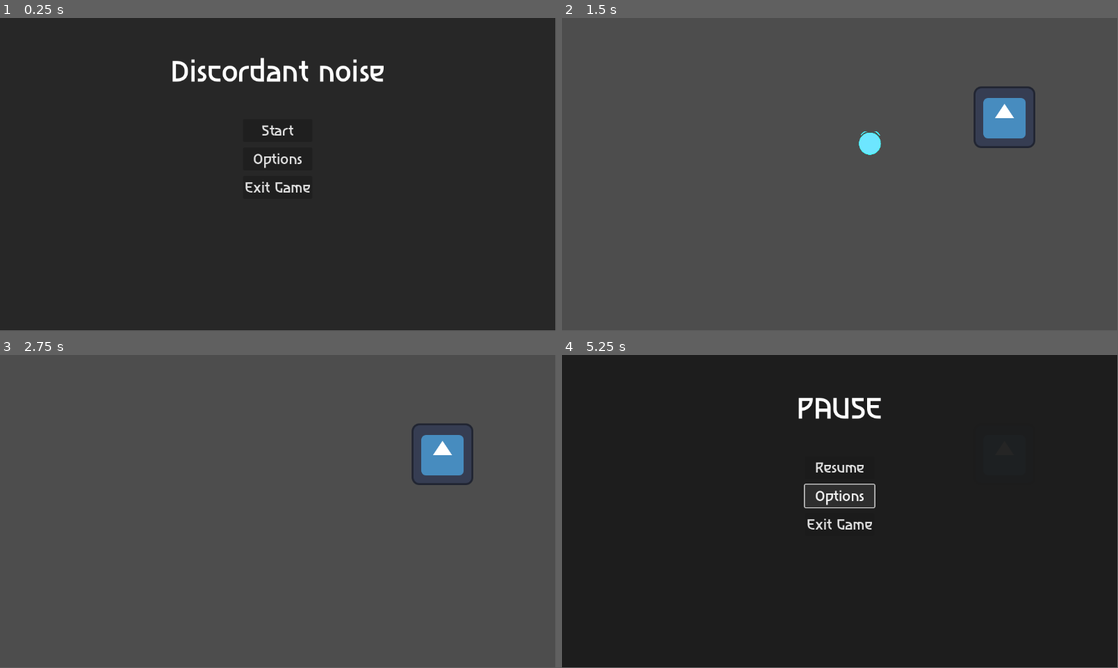
Above: before the commit, frames 1-4 (two rows, left to right).
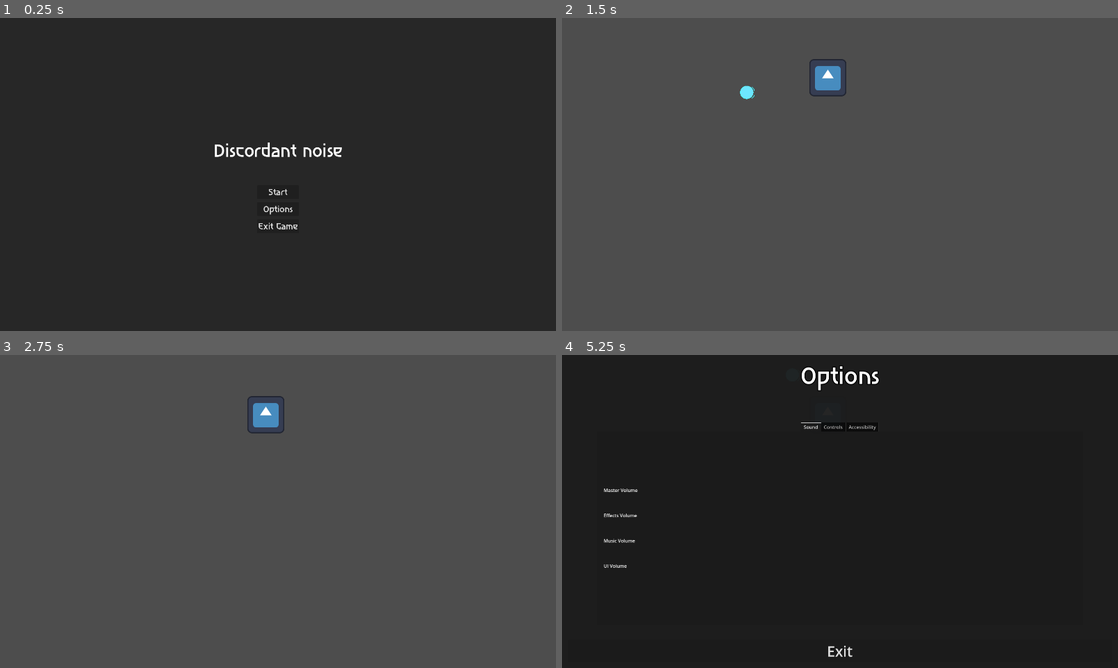
Above: after the commit, the same moments.

Repository: 100-Devs-1-Game/DiscordantNoise
Game: Godot game, scene res://scenes/ui/menu/main_menu.tscn
Two runs of this game, one before a commit and one after it. Both use one fixed random seed, a clock stepped at 60 frames per second and the inputs below. The engine's default icon, where the game draws it, is replaced by a stand-in: a white triangle on a blue panel in a dark square.
Inputs (mouse positions are in pixels of both pictures, inside the frame that each line leads up to):
- Up to frame 1 (0.25 s): no input
- Up to frame 2 (1.5 s): click "Start" at 0.5 s; tap Enter at 1.25 s; move the mouse to (812, 237) at 1.27 s; hold Up (move_up) from 1.28 s (still down); hold Right mouse button (dash) from 1.28 s (still down)
- Up to frame 3 (2.75 s): keep holding Up (move_up); move the mouse to (444, 558) at 2.02 s; release Right mouse button (dash) at 2.03 s; right-click (444, 558) at 2.1 s
- Up to frame 4 (5.25 s): tap Space at 2.75, 4.25 s; move the mouse to (673, 464) at 2.77 s; release Up (move_up) at 2.78 s; hold Right mouse button (dash) 2.78-3.53 s; hold A (move_left) 2.78-4.28 s; tap Enter at 3.5 s; move the mouse to (867, 511) at 3.52 s; right-click (867, 511) at 3.6 s; move the mouse to (756, 433) at 4.27 s; hold Down (move_down) 4.28-5 s; hold Right mouse button (dash) 4.28-5 s; tap Escape (pause) at 4.9 s; click "Options" at 5 s
In our replay, the window is 799x449 before the commit and 800x450 after it. These sizes can differ from the game's own. Grey fills any space a smaller window leaves; there, only what the larger window draws over its background counts as a difference.

The runs differ from the first frame. In frame 1, 2.0% of the frame differs, in the area x 31-69%, y 12-68%; in frame 2, 2.1%, in the area x 32-86%, y 13-44%; in frame 3, 1.7%; in frame 4, 1.9%.
Error in both runs: Invalid access to property or key '_internal_timer' on a base object of type 'Node (QuarterNote)'. (res://scripts/metronome/music_notation/notes/player_note.gd…

Commit message:
added basic options menu structure
added the basic options menu layout. (not functional yet)
also added functionality to exit options/pause menu by pressing "escape"

Diff:
--- a/src/project.godot
+++ b/src/project.godot
@@ -19,6 +19,14 @@
 
 GameEvents="*res://game_events.tscn"
 Conductor="*res://scenes/metronome/Metronome.tscn"
+
+[display]
+
+window/size/viewport_width=1920
+window/size/viewport_height=1080
+window/size/mode=3
+window/stretch/mode="viewport"
+window/stretch/scale_mode="integer"
 
 [input]
 
--- a/src/scenes/main.tscn
+++ b/src/scenes/main.tscn
@@ -15,8 +15,10 @@
 menu_ui = NodePath("MenuUI")
 
 [node name="Player" parent="." instance=ExtResource("1_o5qli")]
+process_mode = 1
 
 [node name="Sprite2D" type="Sprite2D" parent="."]
+process_mode = 1
 position = Vector2(918, 206)
 texture = ExtResource("2_0wfyh")
 
--- a/src/scenes/ui/menu/main_menu.tscn
+++ b/src/scenes/ui/menu/main_menu.tscn
@@ -1,7 +1,8 @@
-[gd_scene load_steps=3 format=3 uid="uid://db8xobfrb5b1y"]
+[gd_scene load_steps=4 format=3 uid="uid://db8xobfrb5b1y"]
 
 [ext_resource type="Script" uid="uid://bl7s0d1n31r64" path="res://scripts/ui/main_menu.gd" id="1_5ssjm"]
 [ext_resource type="FontFile" uid="uid://crd41l6rvnekw" path="res://assets/fonts/temp/Asimovian/Asimovian-Regular.ttf" id="1_t18ix"]
+[ext_resource type="PackedScene" uid="uid://8omltyga2x0n" path="res://scenes/ui/menu/options_menu.tscn" id="3_eip10"]
 
 [node name="MainMenu" type="Control"]
 layout_mode = 3
@@ -10,7 +11,22 @@
 anchor_bottom = 1.0
 grow_horizontal = 2
 grow_vertical = 2
+size_flags_horizontal = 6
+size_flags_vertical = 6
 script = ExtResource("1_5ssjm")
+
+[node name="Panel" type="Panel" parent="."]
+custom_minimum_size = Vector2(1920, 1080)
+layout_mode = 1
+anchors_preset = 15
+anchor_right = 1.0
+anchor_bottom = 1.0
+offset_left = -960.0
+offset_top = -540.0
+offset_right = 960.0
+offset_bottom = 540.0
+grow_horizontal = 2
+grow_vertical = 2
 
 [node name="ColorRect" type="ColorRect" parent="."]
 layout_mode = 1
@@ -32,9 +48,15 @@
 
 [node name="MarginContainer" type="MarginContainer" parent="."]
 layout_mode = 1
-anchors_preset = 15
-anchor_right = 1.0
-anchor_bottom = 1.0
+anchors_preset = 8
+anchor_left = 0.5
+anchor_top = 0.5
+anchor_right = 0.5
+anchor_bottom = 0.5
+offset_left = -234.0
+offset_top = -213.5
+offset_right = 234.0
+offset_bottom = 213.5
 grow_horizontal = 2
 grow_vertical = 2
 theme_override_constants/margin_left = 12
@@ -44,7 +66,7 @@
 
 [node name="VBoxContainer" type="VBoxContainer" parent="MarginContainer"]
 layout_mode = 2
-theme_override_constants/separation = 60
+theme_override_constants/separation = 80
 
 [node name="Seperator" type="Control" parent="MarginContainer/VBoxContainer"]
 layout_mode = 2
@@ -89,3 +111,7 @@
 theme_override_fonts/font = ExtResource("1_t18ix")
 theme_override_font_sizes/font_size = 30
 text = "Exit Game"
+
+[node name="OptionsMenu" parent="." instance=ExtResource("3_eip10")]
+visible = false
+layout_mode = 1
--- /dev/null
+++ b/src/scenes/ui/menu/options_menu.tscn
@@ -0,0 +1,51 @@
+[gd_scene load_steps=4 format=3 uid="uid://8omltyga2x0n"]
+
+[ext_resource type="Script" uid="uid://c8atcnf1bueti" path="res://scripts/ui/options_menu.gd" id="1_m7wsh"]
+[ext_resource type="FontFile" uid="uid://crd41l6rvnekw" path="res://assets/fonts/temp/Asimovian/Asimovian-Regular.ttf" id="1_tfrac"]
+[ext_resource type="PackedScene" uid="uid://bnfxc4blxjftx" path="res://scenes/ui/menu/settings_tab_container.tscn" id="3_o28os"]
+
+[node name="OptionsMenu" type="Control"]
+layout_mode = 3
+anchors_preset = 15
+anchor_right = 1.0
+anchor_bottom = 1.0
+grow_horizontal = 2
+grow_vertical = 2
+script = ExtResource("1_m7wsh")
+
+[node name="MarginContainer" type="MarginContainer" parent="."]
+layout_mode = 1
+anchors_preset = 15
+anchor_right = 1.0
+anchor_bottom = 1.0
+grow_horizontal = 2
+grow_vertical = 2
+theme_override_constants/margin_left = 20
+theme_override_constants/margin_top = 20
+theme_override_constants/margin_right = 20
+theme_override_constants/margin_bottom = 20
+
+[node name="VBoxContainer" type="VBoxContainer" parent="MarginContainer"]
+layout_mode = 2
+theme_override_constants/separation = -48
+
+[node name="Label" type="Label" parent="MarginContainer/VBoxContainer"]
+layout_mode = 2
+theme_override_colors/font_outline_color = Color(0, 0, 0, 1)
+theme_override_constants/outline_size = 12
+theme_override_fonts/font = ExtResource("1_tfrac")
+theme_override_font_sizes/font_size = 80
+text = "Options
+"
+horizontal_alignment = 1
+vertical_alignment = 1
+
+[node name="SettingsTabContainer" parent="MarginContainer/VBoxContainer" instance=ExtResource("3_o28os")]
+layout_mode = 2
+size_flags_vertical = 3
+
+[node name="ExitButton" type="Button" parent="MarginContainer/VBoxContainer"]
+layout_mode = 2
+size_flags_vertical = 8
+theme_override_font_sizes/font_size = 50
+text = "Exit"
--- a/src/scenes/ui/menu/pause_menu.tscn
+++ b/src/scenes/ui/menu/pause_menu.tscn
@@ -1,7 +1,8 @@
-[gd_scene load_steps=3 format=3 uid="uid://dkwe7r4ldng1e"]
+[gd_scene load_steps=4 format=3 uid="uid://dkwe7r4ldng1e"]
 
 [ext_resource type="FontFile" uid="uid://crd41l6rvnekw" path="res://assets/fonts/temp/Asimovian/Asimovian-Regular.ttf" id="1_q0dby"]
 [ext_resource type="Script" uid="uid://dhbtxpcg3kxs8" path="res://scripts/ui/pause_menu.gd" id="1_sda51"]
+[ext_resource type="PackedScene" uid="uid://8omltyga2x0n" path="res://scenes/ui/menu/options_menu.tscn" id="3_4ko1u"]
 
 [node name="PauseMenu" type="Control"]
 layout_mode = 3
@@ -32,9 +33,15 @@
 
 [node name="MarginContainer" type="MarginContainer" parent="."]
 layout_mode = 1
-anchors_preset = 15
-anchor_right = 1.0
-anchor_bottom = 1.0
+anchors_preset = 8
+anchor_left = 0.5
+anchor_top = 0.5
+anchor_right = 0.5
+anchor_bottom = 0.5
+offset_left = -101.0
+offset_top = -193.5
+offset_right = 101.0
+offset_bottom = 193.5
 grow_horizontal = 2
 grow_vertical = 2
 theme_override_constants/margin_left = 12
@@ -89,3 +96,7 @@
 theme_override_fonts/font = ExtResource("1_q0dby")
 theme_override_font_sizes/font_size = 30
 text = "Exit Game"
+
+[node name="OptionsMenu" parent="." instance=ExtResource("3_4ko1u")]
+visible = false
+layout_mode = 1
--- /dev/null
+++ b/src/scenes/ui/menu/settings_tab_container.tscn
@@ -0,0 +1,128 @@
+[gd_scene format=3 uid="uid://bnfxc4blxjftx"]
+
+[node name="SettingsTabContainer" type="Control"]
+layout_mode = 3
+anchors_preset = 15
+anchor_right = 1.0
+anchor_bottom = 1.0
+grow_horizontal = 2
+grow_vertical = 2
+
+[node name="TabContainer" type="TabContainer" parent="."]
+layout_mode = 1
+anchors_preset = -1
+anchor_right = 1.0
+anchor_bottom = 1.0
+offset_left = 100.0
+offset_top = 50.0
+offset_right = -100.0
+offset_bottom = -100.0
+grow_horizontal = 2
+grow_vertical = 2
+tab_alignment = 1
+current_tab = 0
+
+[node name="Sound" type="TabBar" parent="TabContainer"]
+layout_mode = 2
+metadata/_tab_index = 0
+
+[node name="MarginContainer" type="MarginContainer" parent="TabContainer/Sound"]
+layout_mode = 1
+anchors_preset = 15
+anchor_right = 1.0
+anchor_bottom = 1.0
+grow_horizontal = 2
+grow_vertical = 2
+theme_override_constants/margin_left = 24
+theme_override_constants/margin_top = 24
+theme_override_constants/margin_right = 24
+theme_override_constants/margin_bottom = 24
+
+[node name="VBoxContainer" type="VBoxContainer" parent="TabContainer/Sound/MarginContainer"]
+layout_mode = 2
+theme_override_constants/separation = 64
+alignment = 1
+
+[node name="Label" type="Label" parent="TabContainer/Sound/MarginContainer/VBoxContainer"]
+layout_mode = 2
+text = "Master Volume"
+
+[node name="Label2" type="Label" parent="TabContainer/Sound/MarginContainer/VBoxContainer"]
+layout_mode = 2
+text = "Effects Volume"
+
+[node name="Label3" type="Label" parent="TabContainer/Sound/MarginContainer/VBoxContainer"]
+layout_mode = 2
+text = "Music Volume"
+
+[node name="Label4" type="Label" parent="TabContainer/Sound/MarginContainer/VBoxContainer"]
+layout_mode = 2
+text = "UI Volume"
+
+[node name="Controls" type="TabBar" parent="TabContainer"]
+visible = false
+layout_mode = 2
+metadata/_tab_index = 1
+
+[node name="MarginContainer" type="MarginContainer" parent="TabContainer/Controls"]
+layout_mode = 1
+anchors_preset = 15
+anchor_right = 1.0
+anchor_bottom = 1.0
+grow_horizontal = 2
+grow_vertical = 2
+theme_override_constants/margin_left = 24
+theme_override_constants/margin_top = 24
+theme_override_constants/margin_right = 24
+theme_override_constants/margin_bottom = 24
+
+[node name="VBoxContainer" type="VBoxContainer" parent="TabContainer/Controls/MarginContainer"]
+layout_mode = 2
+theme_override_constants/separation = 64
+alignment = 1
+
+[node name="Label" type="Label" parent="TabContainer/Controls/MarginContainer/VBoxContainer"]
+layout_mode = 2
+text = "Move up"
+
+[node name="Label2" type="Label" parent="TabContainer/Controls/MarginContainer/VBoxContainer"]
+layout_mode = 2
+text = "Move down"
+
+[node name="Label3" type="Label" parent="TabContainer/Controls/MarginContainer/VBoxContainer"]
+layout_mode = 2
+text = "Move left"
+
+[node name="Label4" type="Label" parent="TabContainer/Controls/MarginContainer/VBoxContainer"]
+layout_mode = 2
+text = "Move right"
+
+[node name="Label5" type="Label" parent="TabContainer/Controls/MarginContainer/VBoxContainer"]
+layout_mode = 2
+text = "Dash"
+
+[node name="Accessibility" type="TabBar" parent="TabContainer"]
+visible = false
+layout_mode = 2
+metadata/_tab_index = 2
+
+[node name="MarginContainer" type="MarginContainer" parent="TabContainer/Accessibility"]
+layout_mode = 1
+anchors_preset = 15
+anchor_right = 1.0
+anchor_bottom = 1.0
+grow_horizontal = 2
+grow_vertical = 2
+theme_override_constants/margin_left = 24
+theme_override_constants/margin_top = 24
+theme_override_constants/margin_right = 24
+theme_override_constants/margin_bottom = 24
+
+[node name="VBoxContainer" type="VBoxContainer" parent="TabContainer/Accessibility/MarginContainer"]
+layout_mode = 2
+theme_override_constants/separation = 64
+alignment = 1
+
+[node name="Label" type="Label" parent="TabContainer/Accessibility/MarginContainer/VBoxContainer"]
+layout_mode = 2
+text = "12345"
--- a/src/scripts/components/ui/menu_ui_controller.gd
+++ b/src/scripts/components/ui/menu_ui_controller.gd
@@ -5,5 +5,6 @@
 
 func pause_game():
 	var pause_menu_instance = pause_menu_scene.instantiate()
+	pause_menu_instance.add_to_group("pause_menu")
 	GameEvents.pause()
 	add_child(pause_menu_instance)
--- a/src/scripts/main.gd
+++ b/src/scripts/main.gd
@@ -15,4 +15,17 @@
 
 func _unhandled_input(event: InputEvent) -> void:
 	if event.is_action_pressed("pause"):
-		menu_ui.pause_game()
+		var pause_menu = get_tree().get_first_node_in_group("pause_menu") as PauseMenu
+		if pause_menu == null:
+			menu_ui.pause_game()
+		else:
+			match pause_menu.options_menu.visible:
+				true:
+					pause_menu.exit_options_menu()
+				false:
+					pause_menu.queue_free()
+					GameEvents.resume()
+
+
+func _process(delta: float) -> void:
+	pass
--- a/src/scripts/metronome/metronome.gd
+++ b/src/scripts/metronome/metronome.gd
@@ -46,5 +46,10 @@
 func getNoteLength() -> float:
 	return notifier.beat_length
 
+
 func get_rhythm(interval: float, offset: float = 0.0, once: bool = false) -> Signal:
 	return notifier.beats(interval, once, offset)
+
+
+func get_current_position() -> float:
+	return notifier.current_position
--- a/src/scripts/player/player.gd
+++ b/src/scripts/player/player.gd
@@ -29,9 +29,9 @@
 	pass
 
 func _movement(delta: float) -> void:
-	direction = Input.get_vector("move_left", "move_right", "move_up", "move_down").normalized()
-	_turn_char(direction)
-
+	direction.x = Input.get_action_strength("move_right") - Input.get_action_strength("move_left")
+	direction.y = Input.get_action_strength("move_down") - Input.get_action_strength("move_up")
+	direction = direction.normalized()
 
 
 func _turn_char(dir: Vector2) -> void:
--- a/src/scripts/player/player_state_machine.gd
+++ b/src/scripts/player/player_state_machine.gd
@@ -3,6 +3,7 @@
 var states: Array[State]
 var prev_state : State
 var current_state : State
+
 
 # Called when the node enters the scene tree for the first time.
 func _ready() -> void:
--- a/src/scripts/ui/main_menu.gd
+++ b/src/scripts/ui/main_menu.gd
@@ -6,6 +6,8 @@
 @onready var start_button: Button = $%StartButton
 @onready var options_button: Button = $%OptionsButton
 @onready var exit_button: Button = $%ExitButton
+@onready var options_menu: OptionsMenu = $OptionsMenu as OptionsMenu
+@onready var margin_container: MarginContainer = $MarginContainer
 
 
 func _ready() -> void:
@@ -13,7 +15,7 @@
 	start_button.pressed.connect(on_start_button_pressed)
 	options_button.pressed.connect(on_options_button_pressed)
 	exit_button.pressed.connect(on_exit_button_pressed)
-
+	options_menu.exit_options_menu.connect(on_exit_options_menu_button_pressed)
 
 func on_start_button_pressed():
 	get_tree().root.add_child(main_scene)
@@ -21,8 +23,18 @@
 
 
 func on_options_button_pressed():
-	print("Hello from options")
+	options_menu.visible = true
+	margin_container.visible = false
 
 
 func on_exit_button_pressed():
 	get_tree().quit()
+
+
+func on_exit_options_menu_button_pressed():
+	exit_options_menu()
+
+
+func exit_options_menu():
+	margin_container.visible = true
+	options_menu.visible = false
--- /dev/null
+++ b/src/scripts/ui/options_menu.gd
@@ -0,0 +1,15 @@
+class_name OptionsMenu extends Control
+
+@onready var exit_button = $MarginContainer/VBoxContainer/ExitButton as Button
+
+signal exit_options_menu
+
+
+func _ready() -> void:
+	exit_button.button_down.connect(on_exit_button_pressed)
+	set_process(false)
+
+
+func on_exit_button_pressed():
+	exit_options_menu.emit()
+	set_process(false)
--- a/src/scripts/ui/pause_menu.gd
+++ b/src/scripts/ui/pause_menu.gd
@@ -4,12 +4,15 @@
 @onready var resume_button: Button = $%ResumeButton
 @onready var options_button: Button = $%OptionsButton
 @onready var exit_button: Button = $%ExitButton
+@onready var margin_container: MarginContainer = $MarginContainer
+@onready var options_menu: OptionsMenu = $OptionsMenu as OptionsMenu
 
 
 func _ready() -> void:
 	resume_button.pressed.connect(on_resume_button_pressed)
 	options_button.pressed.connect(on_options_button_pressed)
 	exit_button.pressed.connect(on_exit_button_pressed)
+	options_menu.exit_options_menu.connect(on_exit_options_menu_button_pressed)
 
 
 func on_resume_button_pressed():
@@ -18,9 +21,20 @@
 
 
 func on_options_button_pressed():
-	pass
+	margin_container.visible = false
+	options_menu.set_process(true)
+	options_menu.visible = true
 
 
 func on_exit_button_pressed():
 	GameEvents.exit_game()
 	pass
+
+
+func on_exit_options_menu_button_pressed():
+	exit_options_menu()
+
+
+func exit_options_menu():
+	margin_container.visible = true
+	options_menu.visible = false
Not shown, added: src/scripts/ui/options_menu.gd.uid
